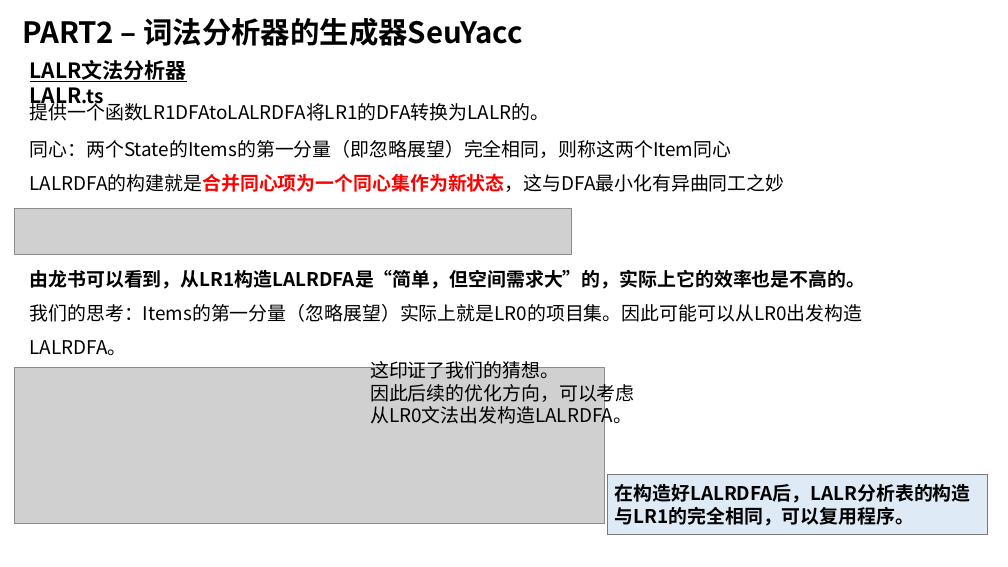
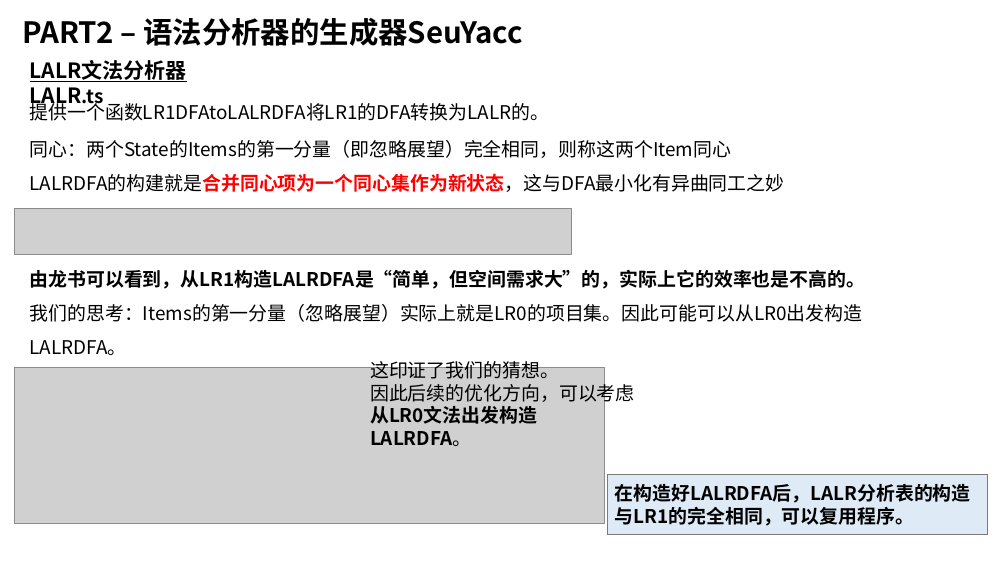
Before and after one commit to z0gSh1u/seu-lex-yacc, a slide deck: slide 18 of doc/答辩Slides.pptx. Drawn at 1008x567 pixels with LibreOffice and Linux fonts; fonts in the diff are those of the drawing; grey boxes stand for pictures. Boxes give left, top, right and bottom in pixels: in the first picture for what was removed or moved away, otherwise in the second. Text is boxed around its words. In the diff, an @@ line names an element or a change of style, - is before the commit and + after.

```diff
--- a/doc/答辩Slides.pptx
+++ b/doc/答辩Slides.pptx
@@ text at (22, 18, 523, 46): text changed @@
-PART2 – 词法分析器的生成器SeuYacc
+PART2 – 语法分析器的生成器SeuYacc
@@ text at (370, 380, 635, 446): bold on in "因此后续的优化方向，可以考虑从LR0文法出发构造LALRDFA。" @@
```
Also in this commit, not shown: 7 other slides changed, 12 other files.
